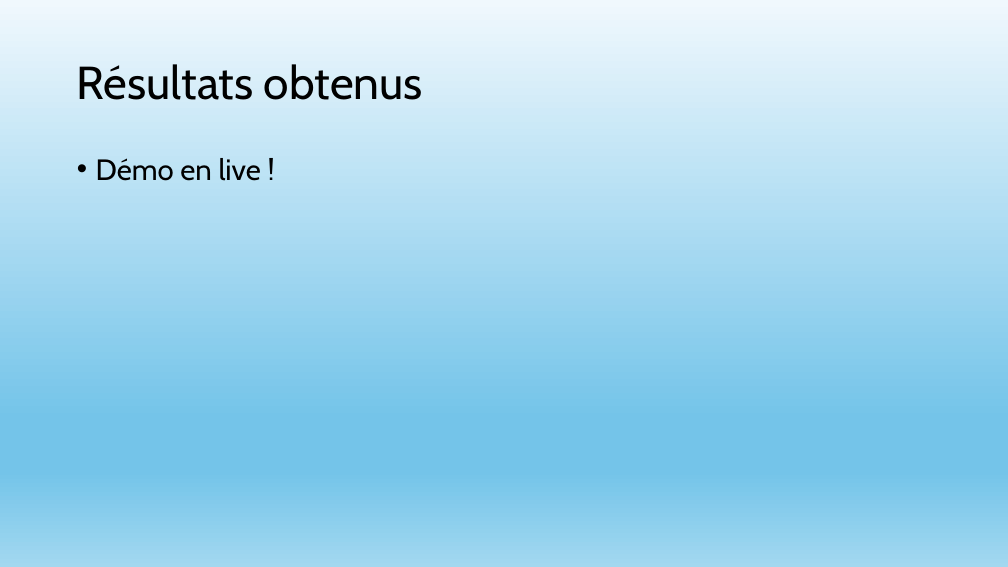
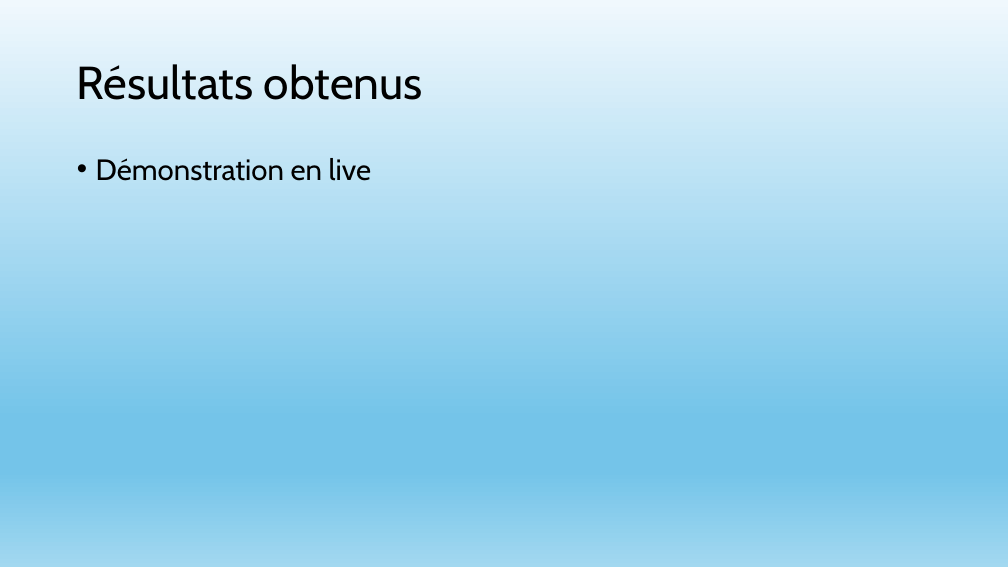
Before and after one commit to Anas-alt-del/Info-Sinistre-Auto, a slide deck: slide 6 of docs/présentation_tp_c56-c57.pptx. Drawn at 1008x567 pixels with LibreOffice and Linux fonts; fonts in the diff are those of the drawing. Boxes give left, top, right and bottom in pixels: in the first picture for what was removed or moved away, otherwise in the second. Text is boxed around its words. In the diff, an @@ line names an element or a change of style, - is before the commit and + after.

```diff
--- a/docs/présentation_tp_c56-c57.pptx
+++ b/docs/présentation_tp_c56-c57.pptx
@@ text at bbox=[96, 158, 371, 181]: text changed @@
-• Démo en live !
+• Démonstration en live
```
Also in this commit, not shown: 7 other slides changed.
